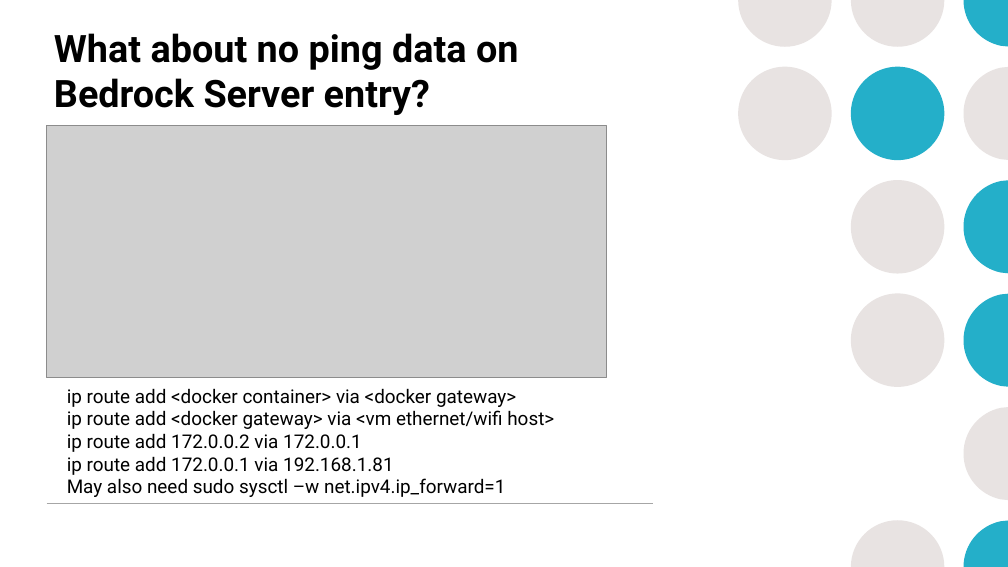
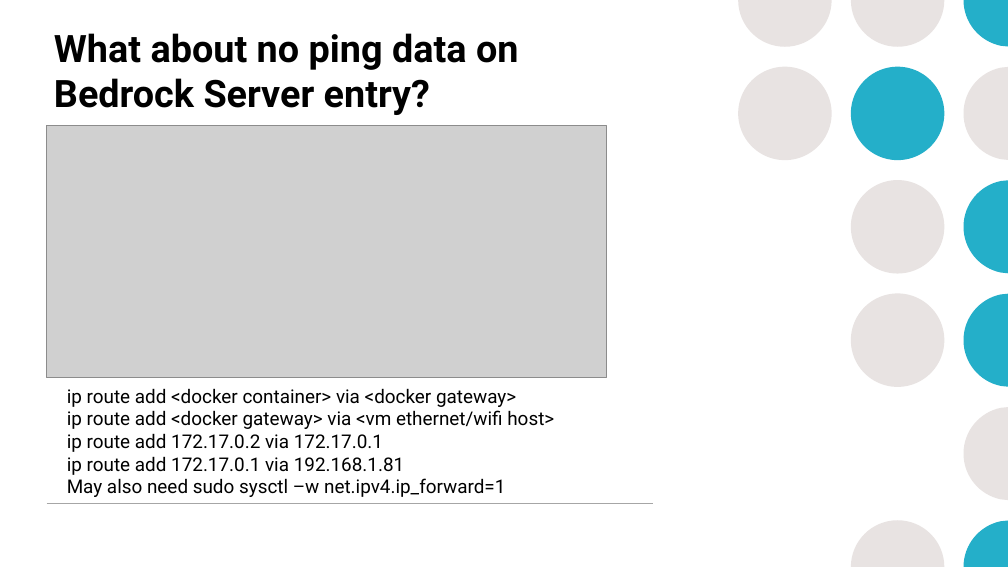
Before and after one commit to mrobbeloth/Lectures, a slide deck: slide 51 of Minecraft/Learning DevOps Through Minecraft.pptx (slide 50 before the commit). Drawn at 1008x567 pixels with LibreOffice and Linux fonts; fonts in the diff are those of the drawing; grey boxes stand for pictures. Boxes give left, top, right and bottom in pixels: in the first picture for what was removed or moved away, otherwise in the second. Text is boxed around its words. In the diff, an @@ line names an element or a change of style, - is before the commit and + after.

```diff
--- a/Minecraft/Learning DevOps Through Minecraft.pptx
+++ b/Minecraft/Learning DevOps Through Minecraft.pptx
@@ text at [67, 433, 405, 475]: text changed @@
-ip route add 172.0.0.2 via 172.0.0.1
-ip route add 172.0.0.1 via 192.168.1.81
+ip route add 172.17.0.2 via 172.17.0.1
+ip route add 172.17.0.1 via 192.168.1.81
```
Also in this commit, not shown: 4 other slides changed, 2 slides added, 1 slide removed.
